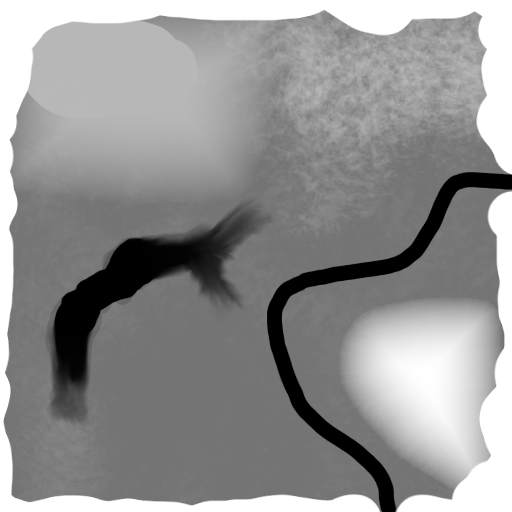
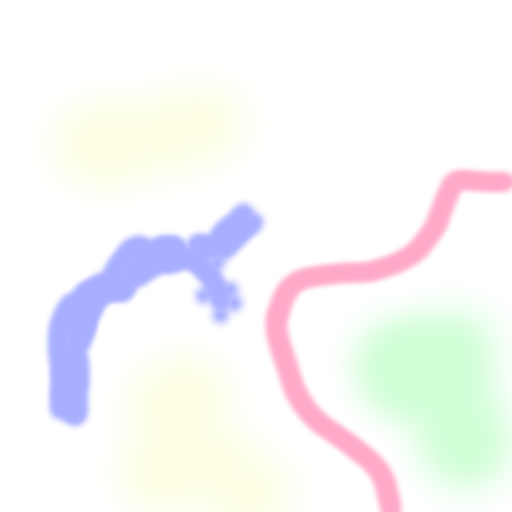
Layered file, before and after one edit (512×512). Changes by layer:
added layer "Layer #3" above "Layer #4" over 13, 49, 512, 512
added layer "Layer #4" above "Layer #2" over 3, 10, 512, 512
hid "Layer #2" over 3, 10, 512, 512
hid "Layer #1" over 185, 10, 512, 264
hid "DetailNoise" over 3, 10, 512, 512
